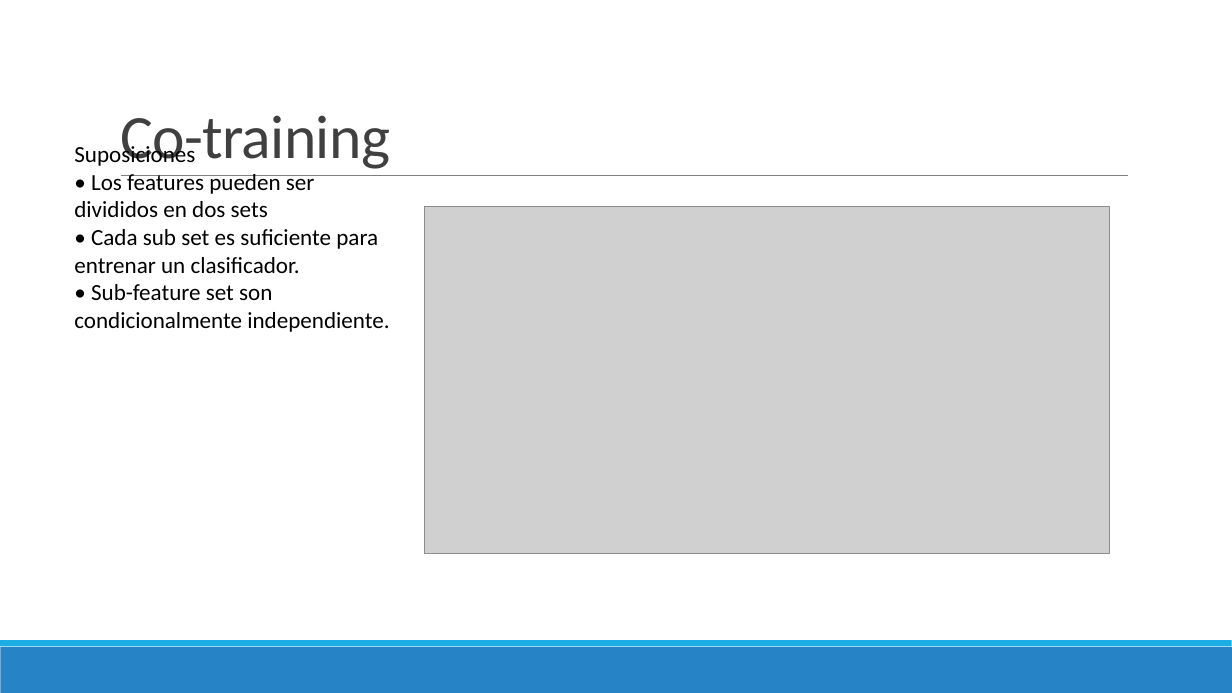
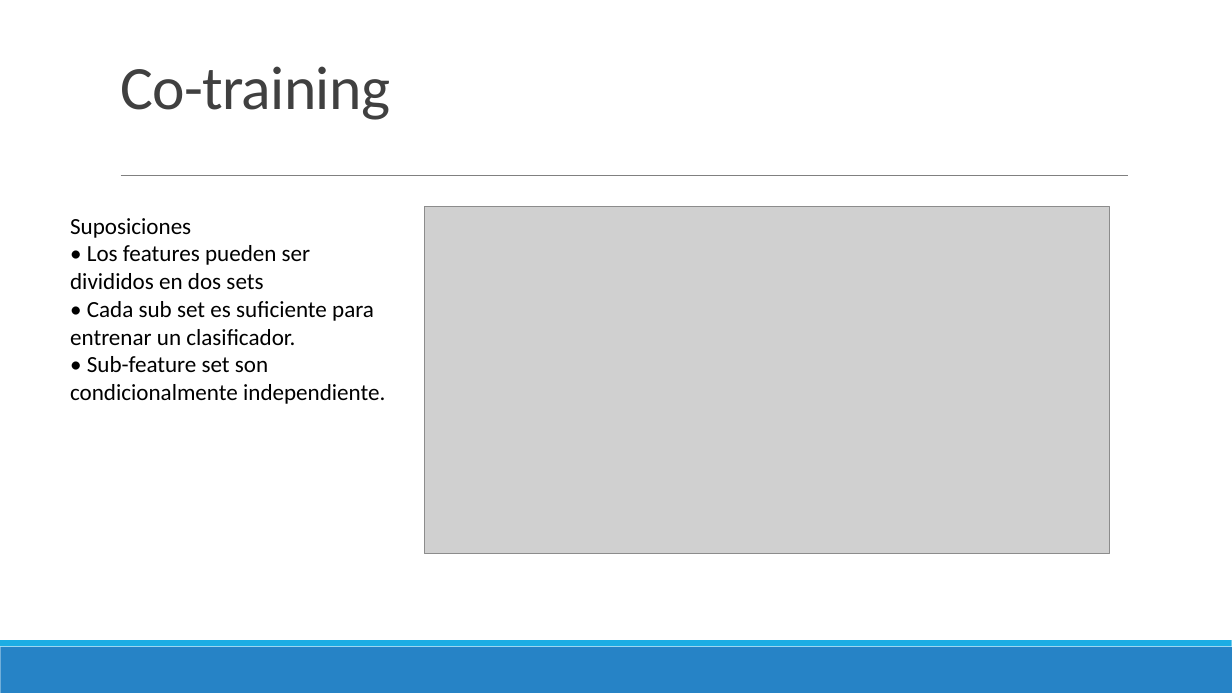
Before and after one commit to AlejoCR/Inv_Corta_III_Semisupervised_learning, a slide deck: slide 11 of investigacion_corta_III_semi_supervised_self_supervised.pptx. Drawn at 1232x693 pixels with LibreOffice and Linux fonts; fonts in the diff are those of the drawing; grey boxes stand for pictures. Boxes give left, top, right and bottom in pixels: in the first picture for what was removed or moved away, otherwise in the second. Text is boxed around its words. In the diff, an @@ line names an element or a change of style, - is before the commit and + after.

```diff
--- a/investigacion_corta_III_semi_supervised_self_supervised.pptx
+++ b/investigacion_corta_III_semi_supervised_self_supervised.pptx
@@ title "Co-training" moved from (x1=120, y1=115, x2=390, y2=169) to (x1=120, y1=66, x2=390, y2=120) @@
@@ text "Suposiciones • Los features pueden ..." rewrapped from (x1=74, y1=142, x2=389, y2=332) to (x1=70, y1=218, x2=385, y2=404) @@
```
Also in this commit, not shown: 7 other slides changed, 1 other file.
